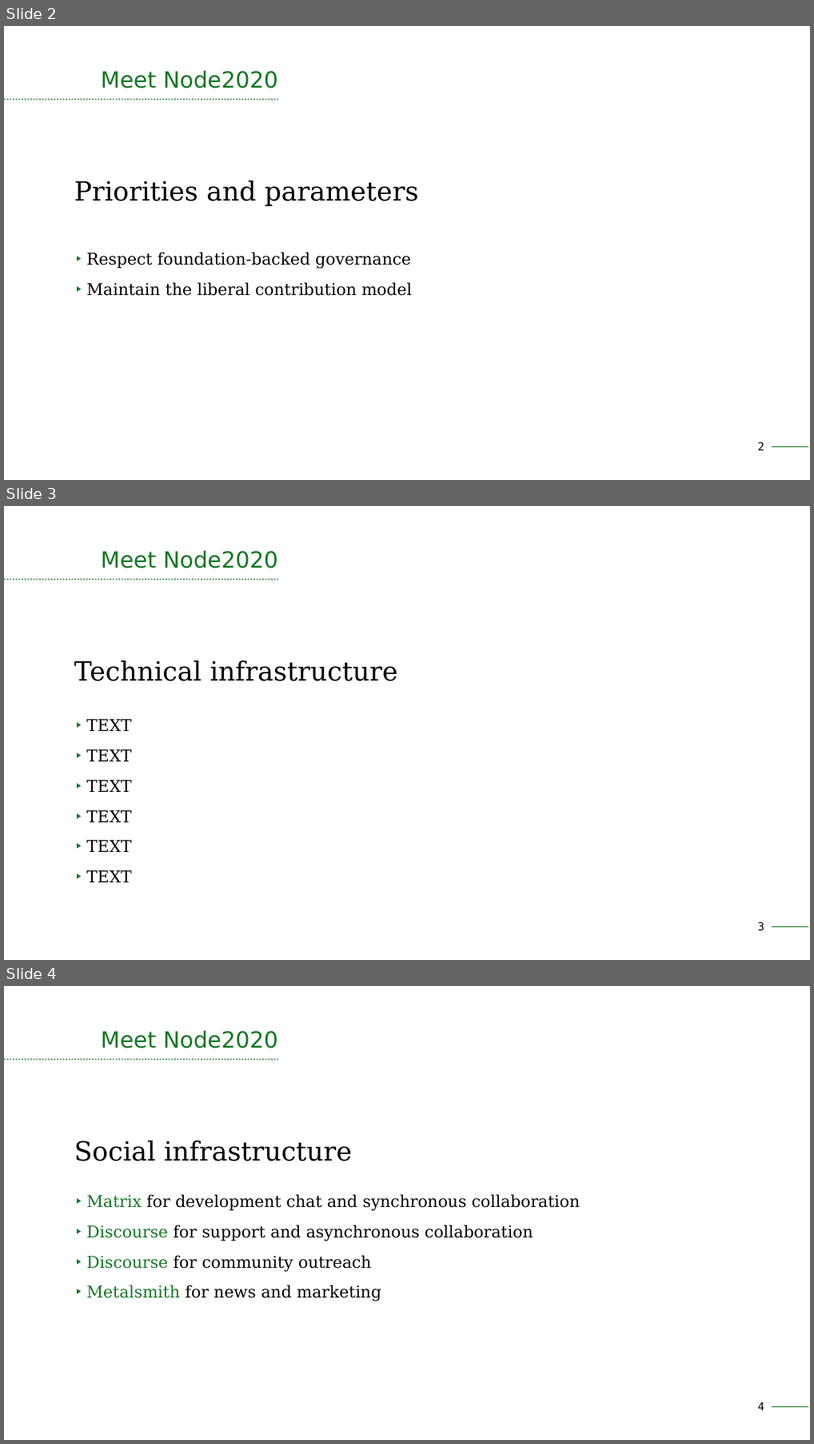
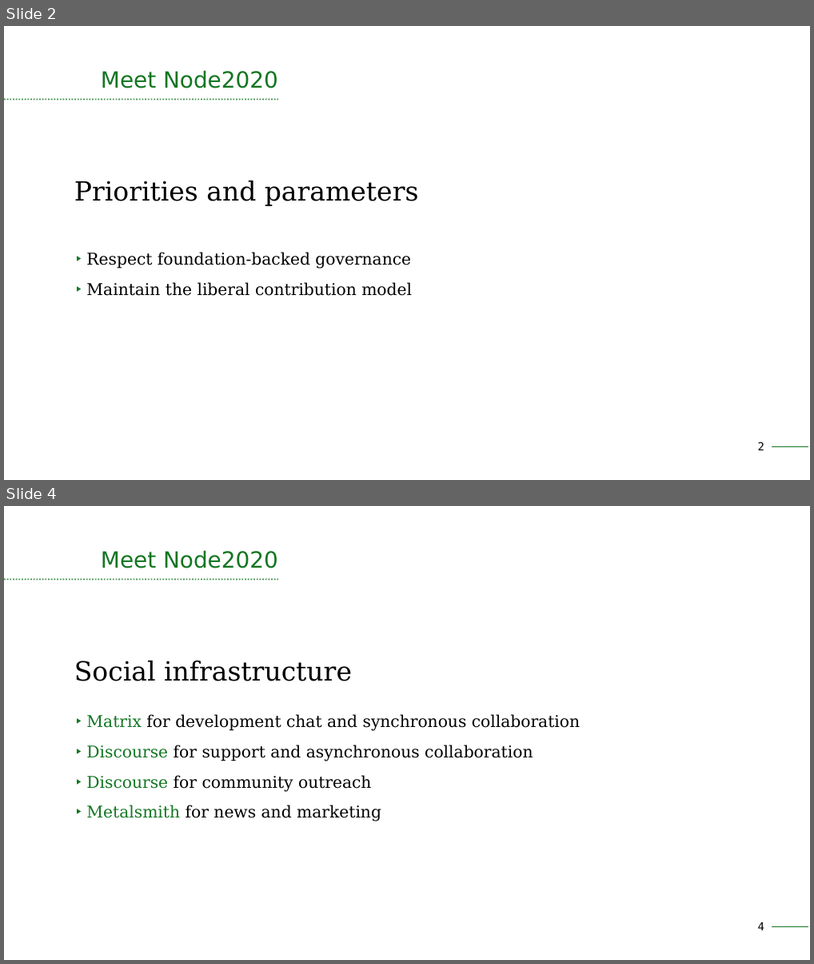
Before and after one commit to devinstewart/osi-class-notes, a slide deck: week4.odp. Shown one above the other, each under a label of ours: slides 2, 3 and 4 before the commit, slides 2 and 4 after it; the slides between them are not shown. The pictures are 814x1444 and 814x964 pixels, drawn with LibreOffice and Linux fonts; fonts in the diff are those of the drawing. Boxes give left, top, right and bottom in pixels: in the first picture for what was removed or moved away, otherwise in the second. Text is boxed around its words. In the diff, an @@ line names an element or a change of style, - is before the commit and + after.

```diff
--- a/week4.odp
+++ b/week4.odp
@@ slide 3 removed at box(4, 506, 810, 960), background #FFFFFF; not listed: 1 template element that a slide beside it also shows @@
@@ title removed at box(101, 550, 278, 568) @@
-Meet Node2020
@@ line removed from (4, 579) to (278, 579) @@
@@ text removed at box(74, 660, 398, 681) @@
-Technical infrastructure
@@ text removed at box(86, 719, 131, 882) @@
-▶ TEXT
-▶ TEXT
-▶ TEXT
-▶ TEXT
-▶ TEXT
-▶ TEXT
@@ page number removed at box(758, 921, 765, 931) @@
-3
```
Also in this commit, not shown: 1 slide added, 1 other file.
